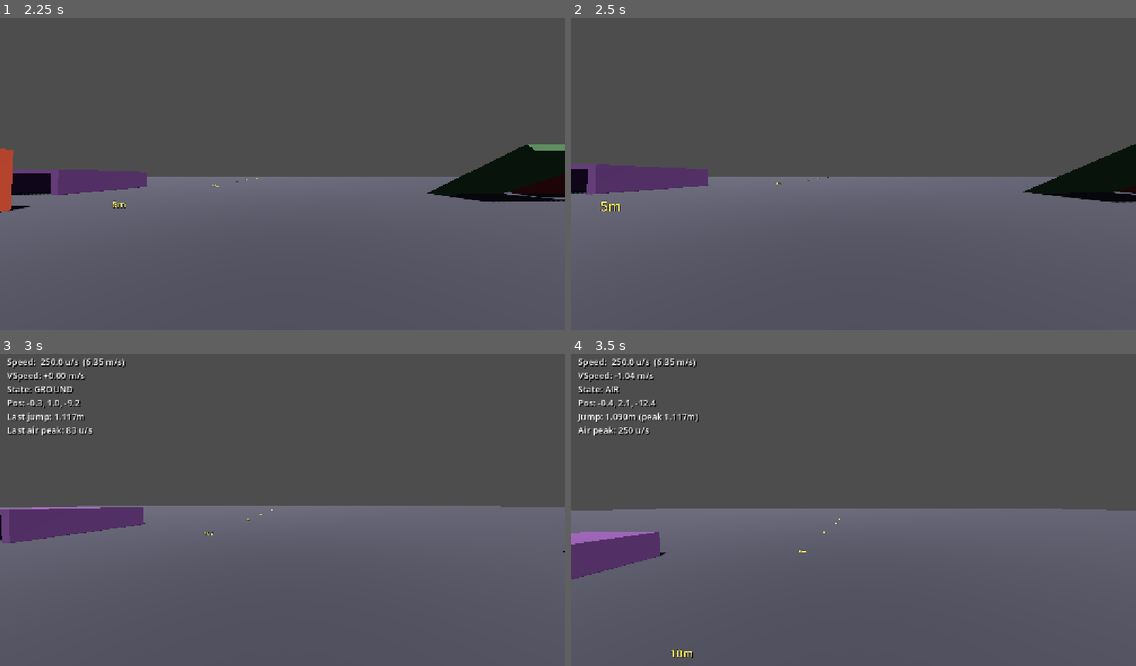
Above: before the commit, frames 1-4 (two rows, left to right).
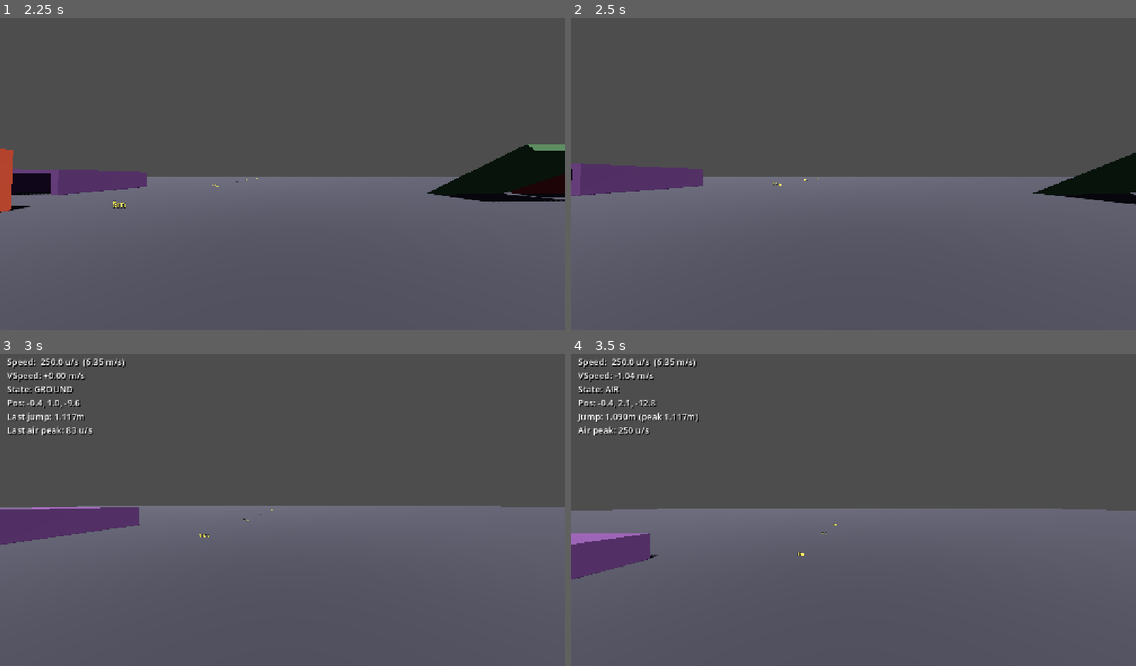
Above: after the commit, the same moments.

Repository: gotospaceplace/angels_and_demons
Game: Godot game, scene res://client/scenes/main.tscn
The game is run twice, just before and just after one commit, with the same random seed, the same clock (stepped at 60 frames per second) and the same inputs. This scene is started directly instead of the project's main scene.
Inputs (mouse positions are in pixels of both pictures, inside the frame that each line leads up to):
- Up to frame 1 (2.25 s): tap Enter at 0.5 s; move the mouse to (310, 170) at 0.52 s; hold Ctrl (duck) 0.53-1.28 s; hold W (move_forward) from 0.53 s (still down); tap Space (jump) at 0.77, 1.52 s; move the mouse to (254, 174) at 1.27 s; tap F7 (toggle_hud) at 1.35 s; move the mouse to (293, 164) at 2.02 s; hold Ctrl (duck) from 2.03 s (still down)
- Up to frame 2 (2.5 s): keep holding W (move_forward); keep holding Ctrl (duck)
- Up to frame 3 (3 s): keep holding W (move_forward); move the mouse to (276, 513) at 2.77 s; release Ctrl (duck) at 2.78 s; tap F7 (toggle_hud) at 2.85 s
- Up to frame 4 (3.5 s): keep holding W (move_forward); tap Space (jump) at 3.02 s

Frame 1 is identical in both runs. In frame 2, 0.9% of the frame differs, in the area x 0-100%, y 40-62%; in frame 3, 0.1%; in frame 4, 0.3%.

Commit message:
Rewrite stair step-up: always attempt, start from collision point
The capsule's rounded bottom hemisphere produces misleading collision
normals against step edges (y >= 0.7, treated as 'walkable floor'),
so the step-up code was never triggering. Now:
- Always tries step-up on any blocking collision
- Starts from collision point (no global_position reset/sync issues)
- Uses min 0.4m forward distance to clear the step edge
- On failure, steps back down and falls through to normal slide

Also: 1.7m wall height test — _fly_move now strips all positive
slide.y while airborne, preventing capsule hemisphere edge-climbing.

Co-Authored-By: Claude Opus 4.6 <noreply@anthropic.com>

Diff:
--- a/shared/scripts/player_movement.gd
+++ b/shared/scripts/player_movement.gd
@@ -343,35 +343,34 @@
 		var backoff := clipped.dot(ground_normal)
 		clipped = clipped - ground_normal * backoff
 	var move := clipped * delta
-	var original_pos := global_position
 
 	var flat_collision := move_and_collide(move)
 	if not flat_collision:
 		return
 
+	var remainder := flat_collision.get_remainder()
 	var normal := flat_collision.get_normal()
-	var flat_end_pos := global_position
-
-	# Try step-up when hitting a wall (non-floor surface)
-	if normal.y < MC.FLOOR_NORMAL_MIN:
-		global_position = original_pos
-
-		var step_up_col := move_and_collide(Vector3(0, MC.STEP_SIZE, 0))
-		var step_up_height := MC.STEP_SIZE
-		if step_up_col:
-			step_up_height -= step_up_col.get_remainder().length()
-
-		if step_up_height > 0.001:
-			# Retry full move from elevated position
-			move_and_collide(move)
-			var step_down_col := move_and_collide(Vector3(0, -step_up_height, 0))
-			if step_down_col and step_down_col.get_normal().y >= MC.FLOOR_NORMAL_MIN:
-				return
-
-		# Step-up failed, restore to flat collision position
-		global_position = flat_end_pos
-
-	var remainder := flat_collision.get_remainder()
+
+	# Try step-up from collision point on any blocking collision
+	# (capsule hemisphere makes normal.y unreliable for step detection)
+	var step_up_col := move_and_collide(Vector3(0, MC.STEP_SIZE, 0))
+	var step_up_height := MC.STEP_SIZE
+	if step_up_col:
+		step_up_height -= step_up_col.get_remainder().length()
+
+	if step_up_height > 0.001:
+		# Move forward enough to clear the step edge (at least capsule width)
+		var fwd_dir := move.normalized()
+		var fwd_dist := maxf(remainder.length(), 0.4)
+		move_and_collide(fwd_dir * fwd_dist)
+
+		# Step down to find the step surface
+		var step_down_col := move_and_collide(Vector3(0, -step_up_height, 0))
+		if step_down_col and step_down_col.get_normal().y >= MC.FLOOR_NORMAL_MIN:
+			return
+
+	# Step-up failed or not applicable — step back down and slide
+	move_and_collide(Vector3(0, -step_up_height, 0))
 	var slide := remainder.slide(normal)
 	if normal.y > 0.0 and normal.y < MC.FLOOR_NORMAL_MIN and slide.y > 0.0:
 		slide.y = 0.0
